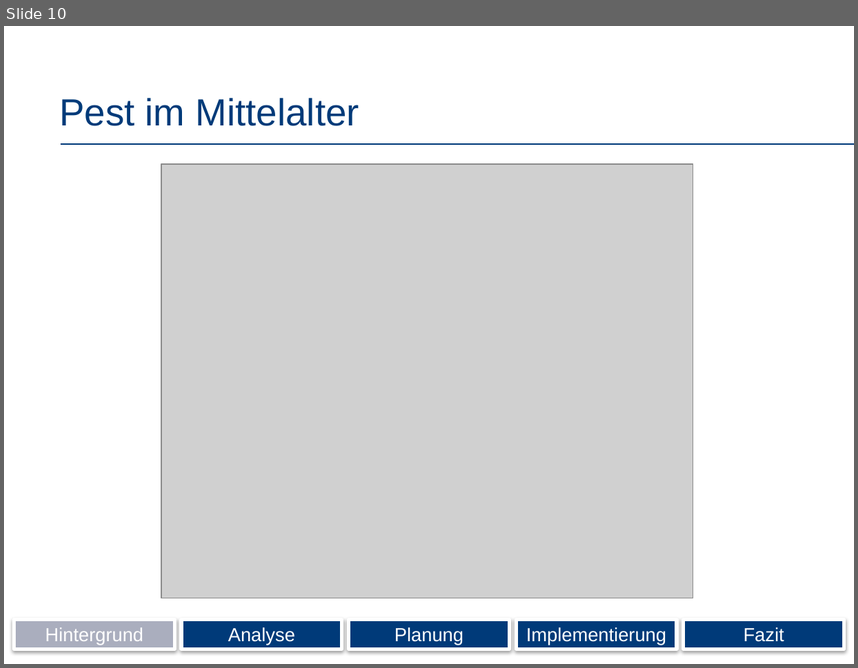
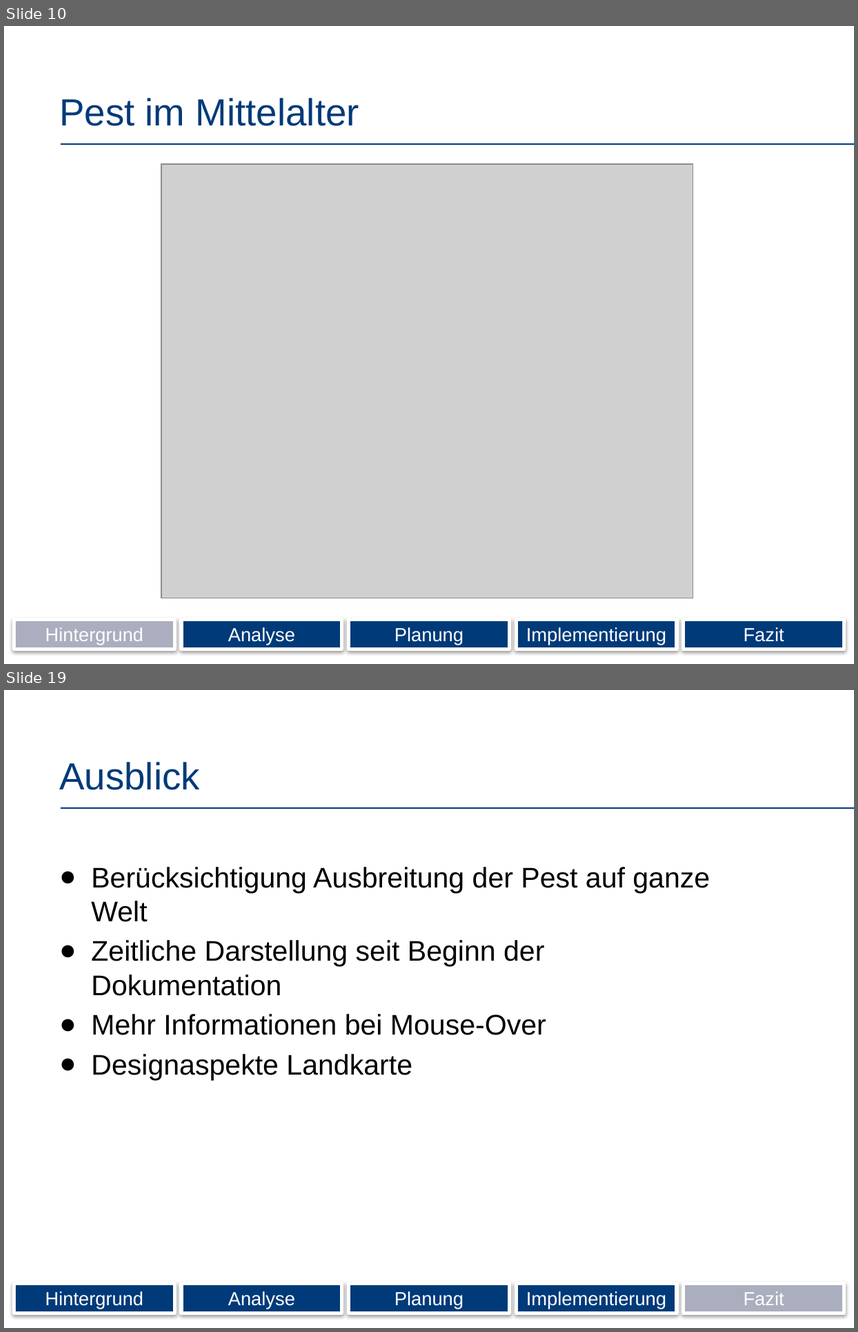
Before and after one commit to Wolle1508/SE-Projekt, a slide deck: Präsentation.pptx. Shown one above the other, each under a label of ours: slide 10 before the commit, slides 10 and 19 after it; the slides between them are not shown. The pictures are 858x668 and 858x1332 pixels, drawn with LibreOffice and Linux fonts; fonts in the diff are those of the drawing; grey boxes stand for pictures; background and template pictures are left out. Boxes give left, top, right and bottom in pixels: in the first picture for what was removed or moved away, otherwise in the second. Text is boxed around its words. In the diff, an @@ line names an element or a change of style, - is before the commit and + after.

Commit message:
Erweiterung Powerpoint und Dokumentation

```diff
--- a/Präsentation.pptx
+++ b/Präsentation.pptx
@@ slide 19 added at box(4, 690, 854, 1328), background #FFFFFF; not listed: 1 template element that a slide beside it also shows @@
@@ title added at box(59, 762, 200, 790), 32 pt, text #003A79 @@
+Ausblick
@@ text added at box(91, 867, 710, 1080), 24 pt, text #000000 @@
+● Berücksichtigung Ausbreitung der Pest auf ganze Welt
+● Zeitliche Darstellung seit Beginn der Dokumentation
+● Mehr Informationen bei Mouse-Over
+● Designaspekte Landkarte
@@ rectangle added at box(14, 1283, 175, 1312), fill #003A79, outline #FFFFFF 3 pt, 16 pt, text #FFFFFF @@
+Hintergrund
@@ rectangle added at box(181, 1283, 342, 1312), fill #003A79, outline #FFFFFF 3 pt, 16 pt, text #FFFFFF @@
+Analyse
@@ rectangle added at box(349, 1283, 510, 1312), fill #003A79, outline #FFFFFF 3 pt, 16 pt, text #FFFFFF @@
+Planung
@@ rectangle added at box(516, 1283, 677, 1312), fill #003A79, outline #FFFFFF 3 pt, 16 pt, text #FFFFFF @@
+Implementierung
@@ rectangle added at box(683, 1283, 844, 1312), fill #AAAEBE, outline #FFFFFF 3 pt, 16 pt, text #FFFFFF @@
+Fazit
```
Also in this commit, not shown: 2 slides changed, 8 other slides added.
